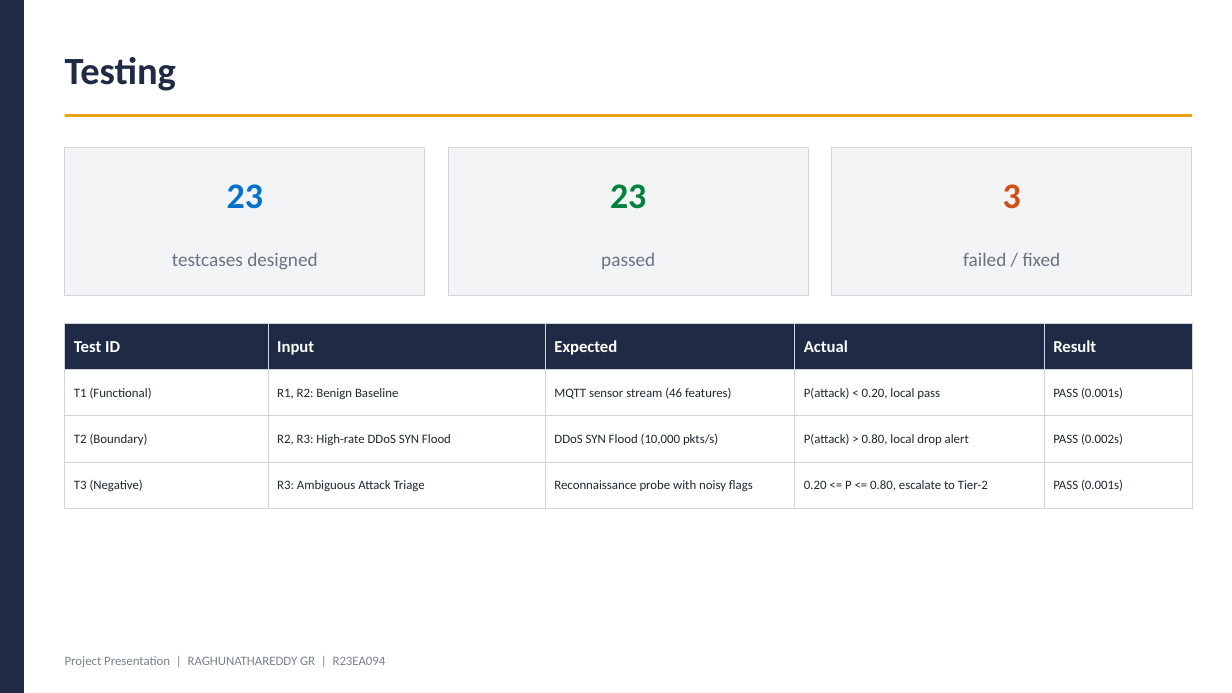
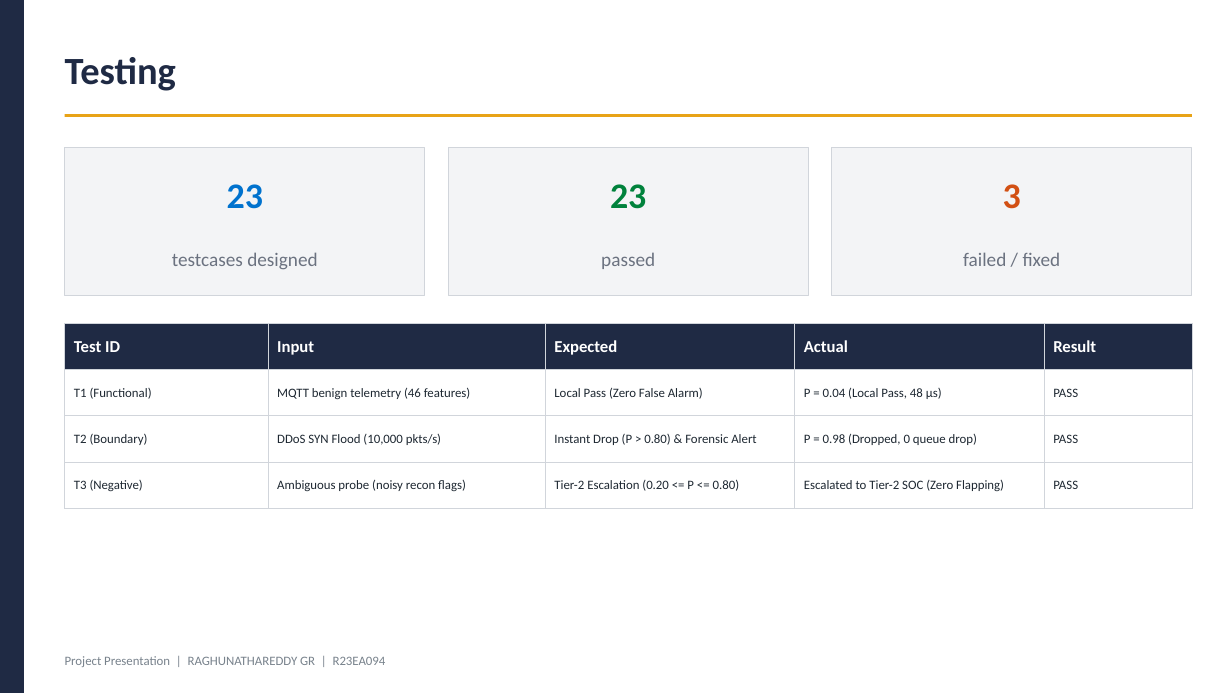
Before and after one commit to Raghunath2604/RIO_PROJECT-SMART_CITY-, a slide deck: slide 9 of docs/Project_Presentation_R23EA094.pptx. Drawn at 1232x693 pixels with LibreOffice and Linux fonts; fonts in the diff are those of the drawing. Boxes give left, top, right and bottom in pixels: in the first picture for what was removed or moved away, otherwise in the second. Text is boxed around its words. In the diff, an @@ line names an element or a change of style, - is before the commit and + after.

```diff
--- a/docs/Project_Presentation_R23EA094.pptx
+++ b/docs/Project_Presentation_R23EA094.pptx
@@ table at (65, 323, 1192, 508) @@
-row 2: T1 (Functional) | R1, R2: Benign Baseline | MQTT sensor stream (46 features) | P(attack) < 0.20, local pass | PASS (0.001s)
+row 2: T1 (Functional) | MQTT benign telemetry (46 features) | Local Pass (Zero False Alarm) | P = 0.04 (Local Pass, 48 μs) | PASS
-row 3: T2 (Boundary) | R2, R3: High-rate DDoS SYN Flood | DDoS SYN Flood (10,000 pkts/s) | P(attack) > 0.80, local drop alert | PASS (0.002s)
+row 3: T2 (Boundary) | DDoS SYN Flood (10,000 pkts/s) | Instant Drop (P > 0.80) & Forensic Alert | P = 0.98 (Dropped, 0 queue drop) | PASS
-row 4: T3 (Negative) | R3: Ambiguous Attack Triage | Reconnaissance probe with noisy flags | 0.20 <= P <= 0.80, escalate to Tier-2 | PASS (0.001s)
+row 4: T3 (Negative) | Ambiguous probe (noisy recon flags) | Tier-2 Escalation (0.20 <= P <= 0.80) | Escalated to Tier-2 SOC (Zero Flapping) | PASS
```
Also in this commit, not shown: 2 other slides changed, 33 other files.
